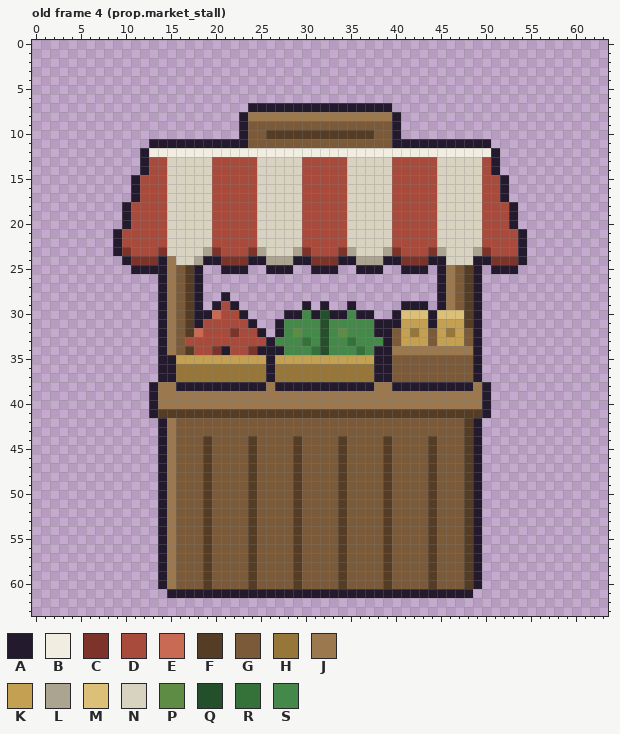
Edited in one commit: pixel-art file (assets/aseprite/props_huge.aseprite). Above: the version before the commit.
64x64 pixels, 4 frames. Colours within 5 levels of each other are drawn and written as one. Shown: old frame 4 (prop.market_stall). The commit also changed other frames, which this record leaves out.
Palette (. is transparent): A #241a2e  B #f1ede1  C #7c332a  D #a84b3c  E #c96a54  F #553d25  G #7a5a38  H #967739  J #9c784e  K #c4a052  L #aba490  M #dcc078  N #d8d2c0  P #5e8c45  Q #234f2b  R #35723a  S #45894a
Pixels before, old frame 4 (prop.market_stall) (only the part around the change), first column x 0:
 0 ................................................................
 1 ................................................................
 2 ................................................................
 3 ................................................................
 4 ................................................................
 5 ................................................................
 6 ................................................................
 7 ........................AAAAAAAAAAAAAAAA........................
 8 .......................AJJJJJJJJJJJJJJJJA.......................
 9 .......................AGGGGGGGGGGGGGGGGA.......................
10 .......................AGGFFFFFFFFFFFFGGA.......................
11 .............AAAAAAAAAAAGGGGGGGGGGGGGGGGAAAAAAAAAAA.............
12 ............ABBBBBBBBBBBBBBBBBBBBBBBBBBBBBBBBBBBBBBA............
13 ............ADDNNNNNDDDDDNNNNNDDDDDNNNNNDDDDDNNNNNDA............
14 ............ADDNNNNNDDDDDNNNNNDDDDDNNNNNDDDDDNNNNNDA............
15 ...........ADDDNNNNNDDDDDNNNNNDDDDDNNNNNDDDDDNNNNNDDA...........
16 ...........ADDDNNNNNDDDDDNNNNNDDDDDNNNNNDDDDDNNNNNDDA...........
17 ...........ADDDNNNNNDDDDDNNNNNDDDDDNNNNNDDDDDNNNNNDDA...........
18 ..........ADDDDNNNNNDDDDDNNNNNDDDDDNNNNNDDDDDNNNNNDDDA..........
19 ..........ADDDDNNNNNDDDDDNNNNNDDDDDNNNNNDDDDDNNNNNDDDA..........
20 ..........ADDDDNNNNNDDDDDNNNNNDDDDDNNNNNDDDDDNNNNNDDDA..........
21 .........ADDDDDNNNNNDDDDDNNNNNDDDDDNNNNNDDDDDNNNNNDDDDA.........
22 .........ADDDDDNNNNNDDDDDNNNNNDDDDDNNNNNDDDDDNNNNNDDDDA.........
23 .........ACDDDCNNNNLCDDDCLNNNLCDDDCLNNNLCDDDCLNNNLCDDDA.........
24 ..........ACCCAJNNLAACCCAALLLAACCCAALLLAACCCAANNNAACCCA.........
25 ...........AAAAJGFA..AAA..AAA..AAA..AAA..AAA.AJGFA.AAA..........
26 ..............AJGFA..........................AJGFA..............
27 ..............AJGFA..........................AJGFA..............
28 ..............AJGFA..A.......................AJGFA..............
29 ..............AJGFA.ADA.......A.A..A.....AAA.AJGFA..............
30 ..............AJGFAAEDDA....AASAQAASAA..AMMMAMMMFA..............
31 ..............AJGFADDDDDA..ASSSSQSSSSSAAAKKKAKKKFA..............
32 ..............AJGFEDDDCDDA.ASPSSQSPSSSAAGKHKGKHKGA..............
33 ..............AJGDDDDDDDDDASSSRSQSSRSSSAGKKKGKKKGA..............
34 ..............AJGFDDCADDCAAASSSRQSSSRSAAJJJJJJJJJA..............
35 ..............AAKKKKKKKKKKAKKKKKKKKKKKAAGGGGGGGGGA..............
36 ..............AAHHHHHHHHHHAHHHHHHHHHHHAAGGGGGGGGGA..............
37 ..............AAHHHHHHHHHHAHHHHHHHHHHHAAGGGGGGGGGA..............
38 .............AJJAAAAAAAAAAJAAAAAAAAAAAJJAAAAAAAAAJA.............
39 .............AJJJJJJJJJJJJJJJJJJJJJJJJJJJJJJJJJJJJA.............
40 .............AJJJJJJJJJJJJJJJJJJJJJJJJJJJJJJJJJJJJA.............
41 .............AFFFFFFFFFFFFFFFFFFFFFFFFFFFFFFFFFFFFA.............
42 ..............AJGGGGGGGGGGGGGGGGGGGGGGGGGGGGGGGGFA..............
43 ..............AJGGGGGGGGGGGGGGGGGGGGGGGGGGGGGGGGFA..............
44 ..............AJGGGFGGGGFGGGGFGGGGFGGGGFGGGGFGGGFA..............
45 ..............AJGGGFGGGGFGGGGFGGGGFGGGGFGGGGFGGGFA..............
46 ..............AJGGGFGGGGFGGGGFGGGGFGGGGFGGGGFGGGFA..............
47 ..............AJGGGFGGGGFGGGGFGGGGFGGGGFGGGGFGGGFA..............
48 ..............AJGGGFGGGGFGGGGFGGGGFGGGGFGGGGFGGGFA..............
49 ..............AJGGGFGGGGFGGGGFGGGGFGGGGFGGGGFGGGFA..............
50 ..............AJGGGFGGGGFGGGGFGGGGFGGGGFGGGGFGGGFA..............
51 ..............AJGGGFGGGGFGGGGFGGGGFGGGGFGGGGFGGGFA..............
52 ..............AJGGGFGGGGFGGGGFGGGGFGGGGFGGGGFGGGFA..............
53 ..............AJGGGFGGGGFGGGGFGGGGFGGGGFGGGGFGGGFA..............
54 ..............AJGGGFGGGGFGGGGFGGGGFGGGGFGGGGFGGGFA..............
55 ..............AJGGGFGGGGFGGGGFGGGGFGGGGFGGGGFGGGFA..............
56 ..............AJGGGFGGGGFGGGGFGGGGFGGGGFGGGGFGGGFA..............
57 ..............AJGGGFGGGGFGGGGFGGGGFGGGGFGGGGFGGGFA..............
58 ..............AJGGGFGGGGFGGGGFGGGGFGGGGFGGGGFGGGFA..............
59 ..............AJGGGFGGGGFGGGGFGGGGFGGGGFGGGGFGGGFA..............
60 ..............AJGGGFGGGGFGGGGFGGGGFGGGGFGGGGFGGGFA..............
61 ...............AAAAAAAAAAAAAAAAAAAAAAAAAAAAAAAAAA...............
62 ................................................................
63 ................................................................
The result:
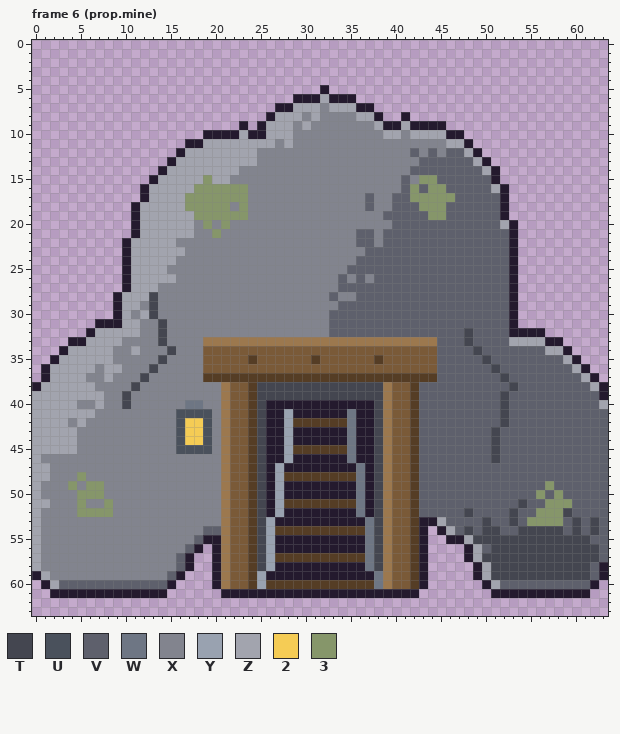
Colours new in this view: T #444650  U #4a515c  V #5e606c  W #6e7684  X #82848e  Y #99a2b0  Z #a2a4ae  2 #f5cc55  3 #86966a
A new or re-ordered frame is compared with the old frame closest to it.
Change:
frames 4 -> 10
Changed rows in their new state; - is an unchanged pixel.
Frame 6 (prop.mine) is new; against old frame 4 (prop.market_stall):
first column x 0:
 5 --------------------------------A-------------------------------
 6 -----------------------------AAAZAAA----------------------------
 7 ------------------------...--ZZZXZZZ--..------------------------
 8 -----------------------...AZZZXZXXXXZZA..A----------------------
 9 ------------------------.AZZZXZXXXXXXXZA-ZAAAA------------------
10 -------------------AAAAZAAZZZXXXXXXXXXXZZXZZZZAA----------------
11 -------------....--ZZZZZZZZXZXXXXXXXXXXXXXXXXXZZ-..-------------
12 ------------....AZZZZZZZZXXXXXXXXXXXXXXXXXVXVXVVZA..------------
13 ------------...AZZZZZZZZZXXXXXXXXXXXXXXXXXXVVVVVVZA.------------
14 ------------..AZZZZZZZZXXXXXXXXXXXXXXXXXXXVVVVVVVVZ-------------
15 -----------..AZZZZZ3ZZXXXXXXXXXXXXXXXXXXXVX33VVVVVVA.-----------
16 -----------.AZZZZZ333333XXXXXXXXXXXXXXXXXV3V33VVVVVZ------------
17 -----------.AZZZZ3333333XXXXXXXXXXXXXVXXVV33333VVVVV------------
18 ----------.AZZZZZ33333X3XXXXXXXXXXXXXVXXVVV333VVVVVVA.----------
19 ----------.AZZZZZZ333333XXXXXXXXXXXXXXXVVVVV33VVVVVVA.----------
20 ----------.AZZZZZZX3X3XXXXXXXXXXXXXXXXXXVVVVVVVVVVVVZ-----------
21 ---------..AZZZZZZXX3XXXXXXXXXXXXXXXVVXVVVVVVVVVVVVVVA.---------
22 ---------.AZZZZZXXXXXXXXXXXXXXXXXXXXVVXVVVVVVVVVVVVVVA.---------
23 ---------.AZZZZZZXXXXXXXXXXXXXXXXXXXXVVVVVVVVVVVVVVVVA.---------
24 -----------ZZZZZXXXXXXXXXXXXXXXXXXXXVVVVVVVVVVVVVVVVVA.---------
25 ----------AZZZZXXXXXXXXXXXXXXXXXXXXVVVVVVVVVVVVVVVVVV-----------
26 ----------AZZZZZXXXXXXXXXXXXXXXXXXVXVXVVVVVVVVVVVVVVVA----------
27 ----------AZZZXXXXXXXXXXXXXXXXXXXXVVVVVVVVVVVVVVVVVVVA----------
28 ---------AZZZTXXXXXXXXXXXXXXXXXXXVXXVVVVVVVVVVVVVVVVVA----------
29 ---------AZZXTXXXXXXXXXXXXXXXXXXXXVVVVVVVVVVVVVVVVVVVA----------
30 ---------AZXZTXXXXXXXXXXXXXXXXXXXVVVVVVVVVVVVVVVVVVVVA----------
31 -------AAAZZXXTXXXXXXXXXXXXXXXXXXVVVVVVVVVVVVVVVVVVVVA----------
32 ------AZZZZZXXTXXXXXXXXXXXXXXXXXXVVVVVVVVVVVVVVVTVVVVAAAA-------
33 ----AAZZZZXXXXTXXXXJJJJJJJJJJJJJJJJJJJJJJJJJJVVVTVVVVZZZZAA-----
34 ---AZZZZZXXZXXXTXXXGGGGGGGGGGGGGGGGGGGGGGGGGGVVVVTVVVVVVVZZA----
35 --AZZZZZZXXXXXTXXXXGGGGGFGGGGGGFGGGGGGFG-----VVVVVTVVVVVVVVZA---
36 -AZZZZZXZZXXXTXXXXXGGGGGGGGGGGGGGGGGGGGG-----VVVVVVTVVVVVVVVZA--
37 -AZZZZXXZXXXTXXXXXXFFFFFFFFFFFFFFFFFFFFFFFFFFVVVVVVVTVVVVVVVVZA-
38 AZZZZZZXXXXTXXXXXXXXXJGGFTTTTTTTTTTTTTT-GGFVVVVVVVVVVTVVVVVVVVZA
39 ZZZZZZZZXXTXXXXXXXXXX-GGFTTTTTTTTTTTTTT-GGFVVVVVVVVVTVVVVVVVVVVA
40 ZZZZZXXZXXTXXXXXXWWXX-GGFTAAAAAAAAAAAAT-GGFVVVVVVVVVTVVVVVVVVVVZ
41 ZZZZZZZXXXXXXXXXUUUUXJGG-TAAYAAAAAAWAATJGG-VVVVVVVVVTVVVVVVVVVVV
42 ZZZZXZXXXXXXXXXXU22UXJ--FTAAYFFFFFFWAATJ--FVVVVVVVVVTVVVVVVVVVVV
43 ZZZZZXXXXXXXXXXXU22UXJ--FTAAYAAAAAAWAATJ--FVVVVVVVVTVVVVVVVVVVVV
44 ZZZZZXXXXXXXXXXXU22UXJ---TAAYAAAAAAWAATJ--FVVVVVVVVTVVVVVVVVVVVV
45 ZZZZZXXXXXXXXXXXUUUUXJ---TAAY-FFFF-WAATJ--FVVVVVVVVTVVVVVVVVVVVV
46 ZXXXXXXXXXXXXXXXXXXXXJ---TAAYAAAAAAWAATJ--FVVVVVVVVTVVVVVVVVVVVV
47 ZZXXXXXXXXXXXXXXXXXXXJ---TAYAAAAAAAAWATJ--FVVVVVVVVVVVVVVVVVVVVV
48 ZZXXX3XXXXXXXXXXXXXXXJ---TAYF-FFFF-FWATJ--FVVVVVVVVVVVVVVVVVVVVV
49 ZXXX3X33XXXXXXXXXXXXXJ---TAYAAAAAAAAWATJ--FVVVVVVVVVVVVVV3VVVVVV
50 ZXXXX333XXXXXXXXXXXXXJ---TAYAAAAAAAAWATJ--FVVVVVVVVVVVVV3V3VVVVV
51 ZZXXX3XX3XXXXXXXXXXXXJ---TAYF-FFFF-FWATJ--FVVVVVVVVVVVTVV333VVVV
52 ZXXXX3333XXXXXXXXXXXXJ---TAYAAAAAAAAWATJ--FVVVVVTVVVVTVV333TVVVV
53 ZXXXXXXXXXXXXXXXXXXXXJ---TYAAAAAAAAAAWTJ--FAAZVVVVTVVTV3333VTVTV
54 ZXXXXXXXXXXXXXXXXXXVVJ---TYFF-FFFF-FFWTJ--FA.AZVTVTTVVTTTTTVTVTV
55 ZXXXXXXXXXXXXXXXXXVAAJ---TYAAAAAAAAAAWTJ--FA..AAZTTTTTTTTTTTTTVV
56 ZXXXXXXXXXXXXXXXXVA.AJ---TYAAAAAAAAAAWTJ--FA....AZVTTTTTTTTTTTTV
57 ZXXXXXXXXXXXXXXXVA..AJ---TYFF-FFFF-FFWTJ--FA....AZTTTTTTTTTTTTTV
58 ZXXXXXXXXXXXXXXXVA..AJ---TYAAAAAAAAAAWTJ--FA.....-ZTTTTTTTTTTTVA
59 AZXXXXXXXXXXXXXVA...AJ---YAAAAAAAAAAAAWJ--FA.....-ZTTTTTTTTTTTVA
60 -AZVVVVVVVVVVVVA....AJ---YFFF-FFFF-FFFWJ--FA......AZVVVVVVVVVVA-
61 --AAAAAAAAAAAAA......----------------------......--AAAAAAAAAAA--
